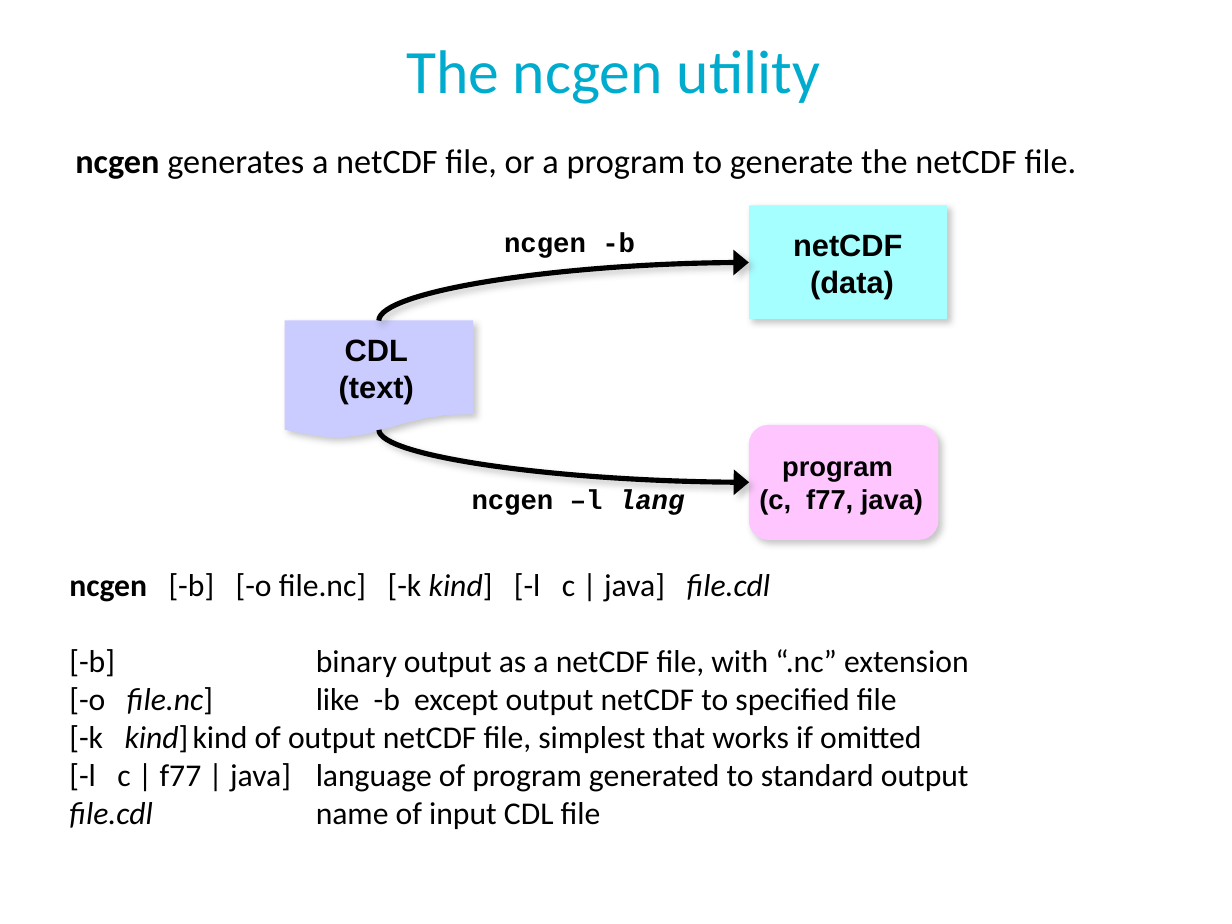
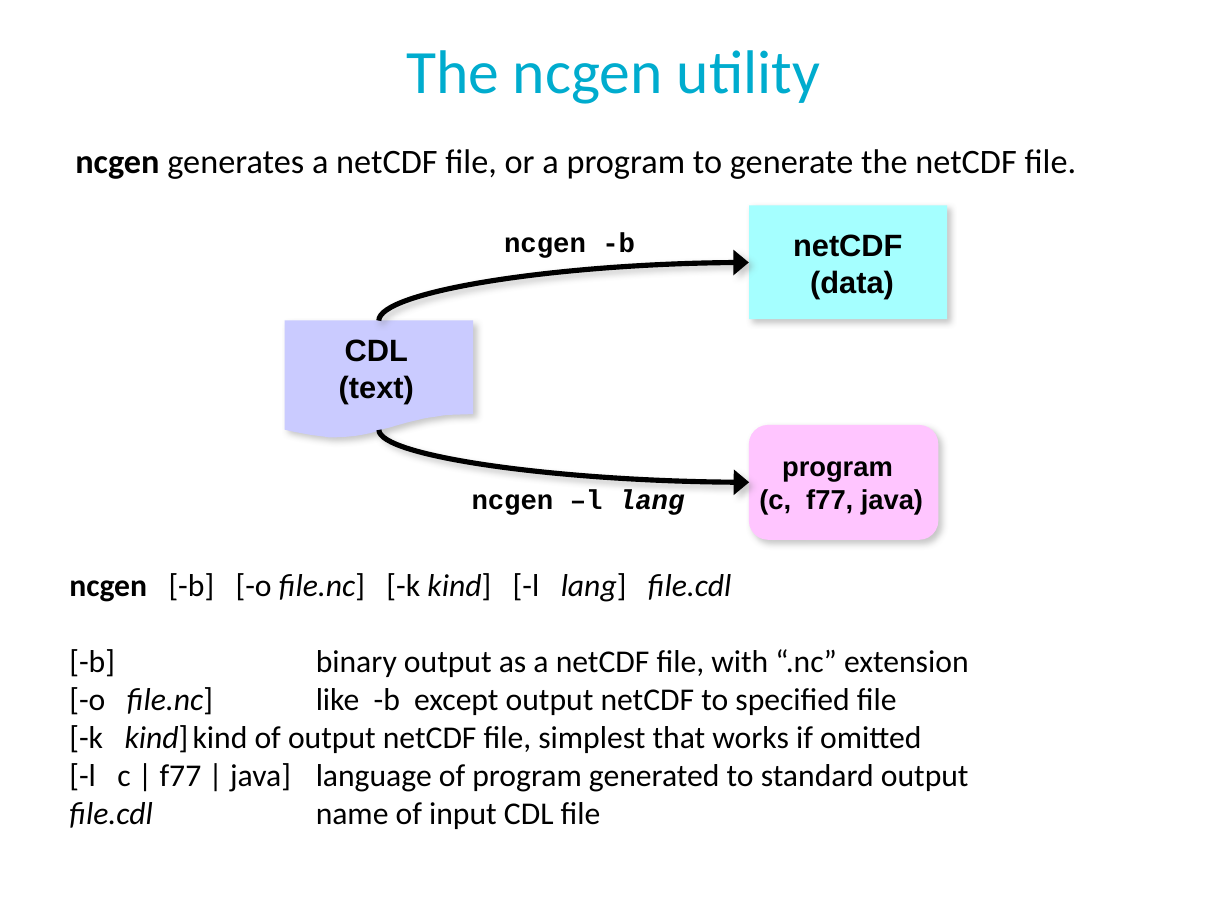
Before and after one commit to Unidata/python-workshop, a slide deck: slide 28 of presentations/netcdf-intro.pptx. Drawn at 1232x924 pixels with LibreOffice and Linux fonts; fonts in the diff are those of the drawing; background and template pictures are left out. Boxes give left, top, right and bottom in pixels: in the first picture for what was removed or moved away, otherwise in the second. Text is boxed around its words. In the diff, an @@ line names an element or a change of style, - is before the commit and + after.

```diff
--- a/presentations/netcdf-intro.pptx
+++ b/presentations/netcdf-intro.pptx
@@ text at (x1=69, y1=573, x2=731, y2=602): text changed; italic on @@
-ncgen [-b] [-o file.nc] [-k kind] [-l c | java] file.cdl
+ncgen [-b] [-o file.nc] [-k kind] [-l lang] file.cdl
```
Also in this commit, not shown: 16 other slides changed, 1 other file.
